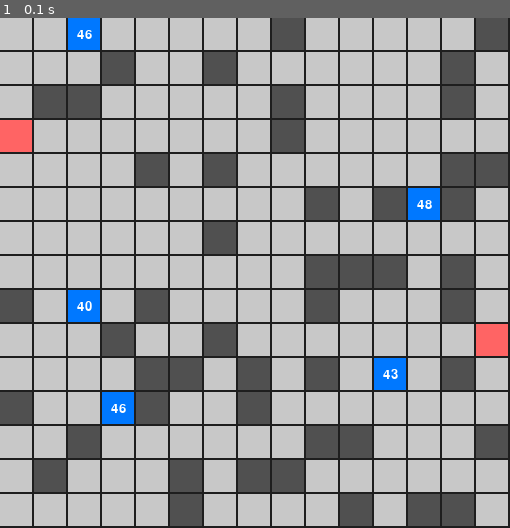
Above: before the commit, frame 1.
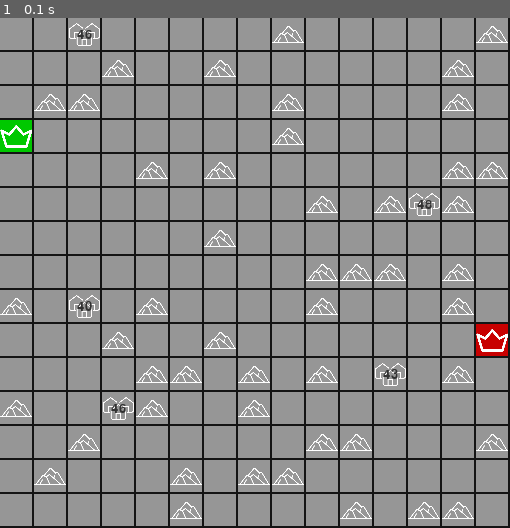
Above: after the commit, the same moment.

Repository: ddd-dong/generalio
Game: pygame game, started from pygame_cli/main.py
Two runs of this game, one before a commit and one after it. Both use one fixed random seed, a clock stepped at 60 frames per second and the inputs below.
Inputs:
- Up to frame 1 (0.1 s): no input

The runs differ from the first frame. In frame 1, 89% of the frame differs, in the area x 0-100%, y 0-100%.

Commit message:
finish game engine

Diff:
--- a/game/board.py
+++ b/game/board.py
@@ -1,7 +1,7 @@
-from game.game_types import Tile,TileType
+from game.game_types import Tile,TileType,Direction
 import random
 from typing import List, Tuple, Dict, Optional, Set,Any
-from game.player import Player
+from game.player import Player_Info
 import os
 import json
 import pickle
@@ -10,7 +10,7 @@
 
 GAME_DEFAULTS = {
     "CITIES_INITIAL_TROOPS_RANGE": (40, 51),
-    "CITY_TROOPS_INCREASE": 1, #each turn
+    "TROOPS_INCREASE": 1, #each turn
     "IS_RECORD_HISTORY": True,
     "HISTORY_RECORDING_INTERVAL": 1, #turn
     "HISTORY_RECORDING_MAX_SIZE": 50000, #turn
@@ -27,7 +27,7 @@
 
 
 class GameBoard:
-    def __init__(self,width: int, height: int, players:List[Player],cities_fairness:float=1.0,cities_circles_radius_ratio:float=0.5,
+    def __init__(self,width: int, height: int, players:List[Player_Info],cities_fairness:float=1.0,cities_circles_radius_ratio:float=0.5,
                  city_num:int=5, mountain_density:float=0.2, minimal_general_distance:int = 15,game_defaults:Dict[str, Any]=GAME_DEFAULTS):
         """
         Initialize the game board with the given parameters.
@@ -69,11 +69,11 @@
         self.map = [[Tile(x, y, TileType.EMPTY) for y in range(self.height)] for x in range(self.width)]
         self.players_defeated = []
 
-        self.move_queue = [[] for i in range(self.player_num)] # each player has a queue of moves to be executed in order
+        # self.move_queue = [[] for i in range(self.player_num)] # each player has a queue of moves to be executed in order
         self.turn = 0
         self.round = 0
         self.turn_per_round = game_defaults["TURN_PER_ROUND"]
-        self.city_troops_increase = game_defaults["CITY_TROOPS_INCREASE"]
+        self.troops_increase = game_defaults["TROOPS_INCREASE"]
 
         self.is_record_history = game_defaults["IS_RECORD_HISTORY"]
         self.history_recording_interval = game_defaults["HISTORY_RECORDING_INTERVAL"]
@@ -121,7 +121,94 @@
                     return False, f"Map initialization failed after maximum tries \n error: {error_msg}"
         raise Exception(f"Map initialization failed")
 
-
+    def next_round(self):
+        """
+        increase troops on all players' lands
+        """
+        self.round += 1
+        for x in range(self.width):
+            for y in range(self.height):
+                tile = self.map[x][y]
+                if tile.owner_id is not None:
+                    tile.troops += self.troops_increase
+
+    def next_turn(self,player_move:List[Tuple[Player_Info,Tile,Direction,int]])->List[bool]:
+        """
+        0. next round(every turn_per_round turns)
+        1. increase city troops
+        2. move all players' troops in order
+        3. check if the game is over
+        4. update players' numbers
+
+        return a list of bools indicating if the move is successful for each player
+        """
+        if len(player_move) != self.player_num:
+            raise Exception(f"player_move length {len(player_move)} != player_num {self.player_num}\n{player_move}")
+        self.turn += 1
+        if self.turn % self.turn_per_round == 0:
+            self.next_round()
+
+        for city in self.cities:
+            if city.owner_id is not None:
+                city.troops += self.troops_increase
+        for general in self.generals:
+            general.troops += self.troops_increase
+
+        is_move_success = [True for i in range(self.player_num)]
+        for i in range(self.player_num):
+            if self.players[i].playing == False:
+                continue
+            if len(player_move[i]) == 0:
+                continue
+            now_move = self._recive_move(*player_move[i])
+            if not(now_move):
+                is_move_success[i] = False
+                continue
+            is_move_success[i] = self.move(*now_move)
+
+
+        self.check_end_game()
+        for player in self.players:
+            player.update_numbers(self.map)
+
+        return is_move_success
+
+    def _recive_move(self, player_info:Player_Info, from_tile:Tile, direction:Direction, moved_troops:int)->Tuple[Tile, Tile, int]:
+        """
+        Recive a move from player, check if the move is valid and return the move.
+        :param player_info: Player_Info object
+        :param from_tile: Tile object
+        :param direction: Direction object
+        :param moved_troops: Number of troops to be moved
+        """
+        if player_info.playing == False:
+            print(f"Player {player_info.name} is not playing")
+            return False
+        if from_tile.owner_id != player_info.id:
+            print(f"Player {player_info.name} does not own tile {from_tile}")
+            return False
+        if from_tile.x + direction.value[0] < 0 or from_tile.x + direction.value[0] >= self.width or\
+            from_tile.y + direction.value[1] < 0 or from_tile.y + direction.value[1] >= self.height:
+            raise Exception(f"Tile {from_tile} is out of bounds(with direction{direction.value})")
+        return (from_tile, self.map[from_tile.x + direction.value[0]][from_tile.y + direction.value[1]], moved_troops)
+
+    # def add_move(self, from_tile:Tile, direction:Direction, moved_troops:int, player_info:Player_Info):
+    #     """
+    #     Warning: this function won't check the mover's authority, check if player can do this move first
+    #     Add a move to the move queue.
+    #     :param tile: Tile object
+    #     :param direction: Direction object
+    #     :param moved_troops: Number of troops to be moved
+    #     """
+    #     # if from_tile.owner_id is None:
+    #     #     raise Exception(f"Tile {from_tile} is not owned by any player")
+    #     # boarder check
+    #     if from_tile.x + direction.value[0] < 0 or from_tile.x + direction.value[0] >= self.width:
+    #         raise Exception(f"Tile {from_tile} is out of bounds( with direction{direction.value} )")
+    #     if from_tile.y + direction.value[1] < 0 or from_tile.y + direction.value[1] >= self.height:
+    #         raise Exception(f"Tile {from_tile} is out of bounds( with direction{direction.value} )")
+    #     to_tile = self.map[from_tile.x + direction.value[0]][from_tile.y + direction.value[1]]
+    #     self.move_queue[player_info.id].append((from_tile, to_tile, moved_troops))
 
     def save_map(self, file_path: str,map_name:str="map.pkl"):
         """
@@ -140,7 +227,7 @@
                 "cities_circles_radius_ratio": self.cities_circles_radius_ratio,
                 "minimal_general_distance": self.minimal_general_distance,
                 "turn_per_round": self.turn_per_round,
-                "city_troops_increase": self.city_troops_increase
+                "troops_increase": self.troops_increase
             },
             "save_time": datetime.datetime.now().strftime("%Y-%m-%d %H:%M:%S"),
             "map": self.map,
@@ -176,7 +263,7 @@
         self.cities_circles_radius_ratio = data["seting"]["cities_circles_radius_ratio"]
         self.minimal_general_distance = data["seting"]["minimal_general_distance"]
         self.turn_per_round = data["seting"]["turn_per_round"]
-        self.city_troops_increase = data["seting"]["city_troops_increase"]
+        self.troops_increase = data["seting"]["troops_increase"]
         self.map = data["map"]
         self.players = data["players"]
         self.generals = data["generals"]
@@ -192,7 +279,9 @@
         Move a troop from one tile to another.
         return True if the move is successful(mean the following pre-move need be procceded), False otherwise.
         """
-
+        print(f"(From move())Moving {moved_troops} troops from {from_tile} to {to_tile}")
+        if from_tile.owner_id == None:
+            return False
         if manhattan_distance(from_tile, to_tile) > 1:
             return False
         if from_tile.troops <= 1:
@@ -213,8 +302,8 @@
         if from_tile.owner_id != to_tile.owner_id:
             return self.combat(from_tile, to_tile, moved_troops)
         if from_tile.owner_id == to_tile.owner_id:
-            to_tile.troops += (from_tile.troops - 1)
-            from_tile.troops = 1
+            to_tile.troops += moved_troops
+            from_tile.troops -= moved_troops
             return True
         else:
             raise Exception(f"Invalid move: I don't why this happened\nfrom_tile: {from_tile}, to_tile: {to_tile}")
@@ -241,7 +330,7 @@
             return True
         return False
 
-    def defeat_player(self, losser: Player, conqueror: Player):
+    def defeat_player(self, losser: Player_Info, conqueror: Player_Info):
         """
         Defeat a player, transfer their general to city, give all their lands to the conqueror
         """
@@ -284,6 +373,20 @@
             for x in range(self.width):
                 tile = self.map[x][y]
                 output += tile.state.value
+                output += " "
+            output += "\n"
+        return output
+
+    def print_map(self,display_owner:bool=True)->str:
+        output = f"GameBoard({self.width} X {self.height}, player: {self.player_num})\n"
+        for y in range(self.height):
+            for x in range(self.width):
+                tile = self.map[x][y]
+                if display_owner:
+                    show_id = tile.owner_id if tile.owner_id is not None else 99
+                    output += f"({tile.state.value},{tile.troops:02d},{show_id:02d})"
+                else:
+                    output += f"({tile.state.value},{tile.troops:02d})"
                 output += " "
             output += "\n"
         return output
@@ -533,7 +636,7 @@
     players = []
     player_num = 3
     for i in range(player_num):
-        players.append(Player(f"Player {i}", i))
+        players.append(Player_Info(f"Player {i}", i))
     test = GameBoard(15, 15,  players,city_num=8)
     # print(test[0,1])
     # test[0,1] = Tile(0,1,TileType.CITY)
--- a/game/engine.py
+++ b/game/engine.py
@@ -1,6 +1,6 @@
 from game.board import GameBoard
-from game.player import Player
-from game.game_types import TileType,Tile
+from game.player import Player_Info
+from game.game_types import TileType,Tile,Direction
 
 from typing import List, Tuple, Dict, Any, TypeVar, Union
 
@@ -13,5 +13,77 @@
         """
         self.game_board = game_board
         self.players = game_board.players
+        self.pre_moves_queue = [[] for _ in range(len(self.players))]
+        self.game_board.check_board_vaildity()
+        for i in range(len(self.players)):
+            if self.players[i].id != i:
+                raise Exception(f"Player id should be same as the index of players list:{self.players[i]}")
 
-        self.game_board.check_board_vaildity()
+    def add_premove(self, mover:Player_Info, from_x:int, from_y:int,direction:Direction, troop_num:int=None):
+        if from_x < 0 or from_x >= self.game_board.width or from_y < 0 or from_y >= self.game_board.height:
+            raise Exception(f"from_x:{from_x}, from_y:{from_y} is out of range")
+        if troop_num is None: #move all troops
+            self.pre_moves_queue[mover.id].append((mover,self.game_board.map[from_x][from_y],direction,None))
+            return
+        if troop_num <= 0:
+            raise Exception(f"troop_num should be positive: {troop_num}")
+        self.pre_moves_queue[mover.id].append((mover,self.game_board.map[from_x][from_y],direction,troop_num))
+
+    def process_turn(self):
+        move_this_turn = []
+        for i in range(len(self.players)):
+            if len(self.pre_moves_queue[i]) > 0:
+                if self.pre_moves_queue[i][0][3] is None:
+                    move_tmp = list(self.pre_moves_queue[i].pop(0))
+                    move_tmp[3] = self.game_board.map[move_tmp[1].x][move_tmp[1].y].troops -1
+                    move_this_turn.append(tuple(move_tmp))
+                else:
+                    move_this_turn.append(self.pre_moves_queue[i].pop(0))
+            else:
+                move_this_turn.append(())
+        if len(move_this_turn) != self.game_board.player_num:
+            raise Exception(f"Number of moves this turn is not equal to number of players: {len(move_this_turn)} != {self.game_board.player_num}")
+
+        is_move_success = self.game_board.next_turn(move_this_turn)
+        if len(is_move_success) != self.game_board.player_num:
+            raise Exception(f"Number of moves success is not equal to number of players: {len(is_move_success)} != {self.game_board.player_num}")
+
+        for i in range(self.game_board.player_num):
+            if is_move_success[i] == False:
+                self.pre_moves_queue[i].clear()
+
+    def get_mask(self,player_info:Player_Info)->List[List[bool]]:
+        """
+        get the mask of the map for the player
+        :param player_info: Player_Info object
+        :return: mask of the map for the player(True for the tiles that can be sawn)
+        """
+        mask = [[False for _ in range(self.game_board.height)] for __ in range(self.game_board.width)]
+        search_directions = [(1,0),(-1,0),(0,1),(0,-1),(1,1),(-1,-1),(1,-1),(-1,1)]
+        for x in range(self.game_board.width):
+            for y in range(self.game_board.height):
+                if self.game_board.map[x][y].owner_id == player_info.id:
+                    mask[x][y] = True
+                    for dx,dy in search_directions:
+                        if x+dx >= 0 and x+dx < self.game_board.width and y+dy >= 0 and y+dy < self.game_board.height:
+                            mask[x+dx][y+dy] = True
+        return mask
+
+    def get_view(self,player_info:Player_Info)->List[List[Tile]]:
+        """
+        get the view of the map for the player
+        :param player_info: Player_Info object
+        :return: view of the map for the player
+        """
+        mask = self.get_mask(player_info)
+        view = [[None for _ in range(self.game_board.height)] for __ in range(self.game_board.width)]
+        for x in range(self.game_board.width):
+            for y in range(self.game_board.height):
+                if mask[x][y] == True:
+                    view[x][y] = self.game_board.map[x][y]
+                elif self.game_board.map[x][y].state == TileType.MOUNTAIN or\
+                        self.game_board.map[x][y].state == TileType.CITY:
+                    view[x][y] = Tile(x,y,TileType.UNKNOWN_OBSTACLE)
+                else:
+                    view[x][y] = Tile(x,y,TileType.UNKNOWN_EMPTY)
+        return view
--- a/game/game_types.py
+++ b/game/game_types.py
@@ -6,6 +6,14 @@
     MOUNTAIN = "#"
     CITY = "C"
     GENERAL = "G"
+    UNKNOWN_OBSTACLE = "X" #mountain or city
+    UNKNOWN_EMPTY = "?"
+
+class Direction(enum.Enum):
+    UP = (0, -1)
+    DOWN = (0, 1)
+    LEFT = (-1, 0)
+    RIGHT = (1, 0)
 
 
 class Tile:
--- a/game/player.py
+++ b/game/player.py
@@ -12,7 +12,7 @@
     "cyan": "#00FFFF",
     "brown": "#A52A2A"}
 
-class Player:
+class Player_Info:
     """
     need:
         - name: str
@@ -55,7 +55,7 @@
             raise Exception(f"General tile should be transferred to citiy before adding:{tile}")
         if tile.state == TileType.MOUNTAIN:
             raise Exception(f"Mountain tile can't be added:{tile}")
-        self.lands += 1
+        self.lands_num += 1
         self.lands.append(tile)
 
     def update_numbers(self,map: List[List[Tile]]):
--- a/pygame_cli/main.py
+++ b/pygame_cli/main.py
@@ -1,53 +1,63 @@
 import pygame
 from game.board import GameBoard
 from game.game_types import TileType
-from game.player import Player
+from game.player import Player_Info
 
 TILE_SIZE = 32
 MARGIN = 2
 FPS = 30
 
-COLOR_MAP = {
-    TileType.EMPTY: (200, 200, 200),
-    TileType.MOUNTAIN: (80, 80, 80),
-    TileType.CITY: (0, 120, 255),
-    TileType.GENERAL: (255, 100, 100),
-}
+# Color by owner ID
+OWNER_COLORS = [
+    (200, 0, 0),    # Player 0 - Red
+    (0, 200, 0),    # Player 1 - Green
+    (0, 0, 200),    # Player 2 - Blue
+    (200, 200, 0),  # Player 3 - Yellow
+]
+
+def load_and_scale_image(path):
+    image = pygame.image.load(path).convert_alpha()
+    return pygame.transform.scale(image, (TILE_SIZE, TILE_SIZE))
 
 class PygameClint:
     def __init__(self, game_board: GameBoard):
         self.game_board = game_board
 
-def draw_board(screen, board: GameBoard, font: pygame.font.Font):
+def draw_board(screen, board: GameBoard, font: pygame.font.Font, icons: dict):
     for x in range(board.width):
         for y in range(board.height):
             tile = board.map[x][y]
-            color = COLOR_MAP.get(tile.state, (255, 255, 255))
             rect = pygame.Rect(
                 x * (TILE_SIZE + MARGIN),
                 y * (TILE_SIZE + MARGIN),
                 TILE_SIZE,
                 TILE_SIZE
             )
-            pygame.draw.rect(screen, color, rect)
 
+            # Draw owner color as background
+            owner_color = OWNER_COLORS[tile.owner_id % len(OWNER_COLORS)] if tile.owner_id is not None else (150, 150, 150)
+            pygame.draw.rect(screen, owner_color, rect)
+
+            # Draw tile type icon
+            if tile.state in icons:
+                screen.blit(icons[tile.state], rect.topleft)
+
+            # Draw troops
             if tile.troops > 0:
-                text = font.render(str(tile.troops), True, (255, 255, 255))
+                text = font.render(str(tile.troops), True, (50, 50, 50))
                 text_rect = text.get_rect(center=rect.center)
                 screen.blit(text, text_rect)
 
 def main():
     pygame.init()
 
-    # Create and generate the map
-    width, height = 15,15 # You can change this size
-    players_num = 2
-    players = []
-    for i in range(players_num):
-        players.append(Player(f"tst_{i}",i))
-    board = GameBoard(width, height,players)
+    # Game board setup
+    width, height = 15, 15
+    players = [Player_Info(f"tst_{i}", i) for i in range(2)]
+    board = GameBoard(width, height, players)
     print(board.initialize_map())
     print(board)
+
 
     screen = pygame.display.set_mode((
         width * (TILE_SIZE + MARGIN),
@@ -57,16 +67,23 @@
 
     font = pygame.font.SysFont(None, 20)
     clock = pygame.time.Clock()
+
+    # Load icons
+    icons = {
+        TileType.CITY: load_and_scale_image("res/city.png"),
+        TileType.GENERAL: load_and_scale_image("res/general.png"),
+        TileType.MOUNTAIN: load_and_scale_image("res/mountain.png"),
+    }
+
     running = True
-
     while running:
-        screen.fill((30, 30, 30))  # Background color
+        screen.fill((20, 20, 20))  # Background color
 
         for event in pygame.event.get():
             if event.type == pygame.QUIT:
                 running = False
 
-        draw_board(screen, board,font)
+        draw_board(screen, board, font, icons)
         pygame.display.flip()
         clock.tick(FPS)
 
Not shown, changed: lab.ipynb
